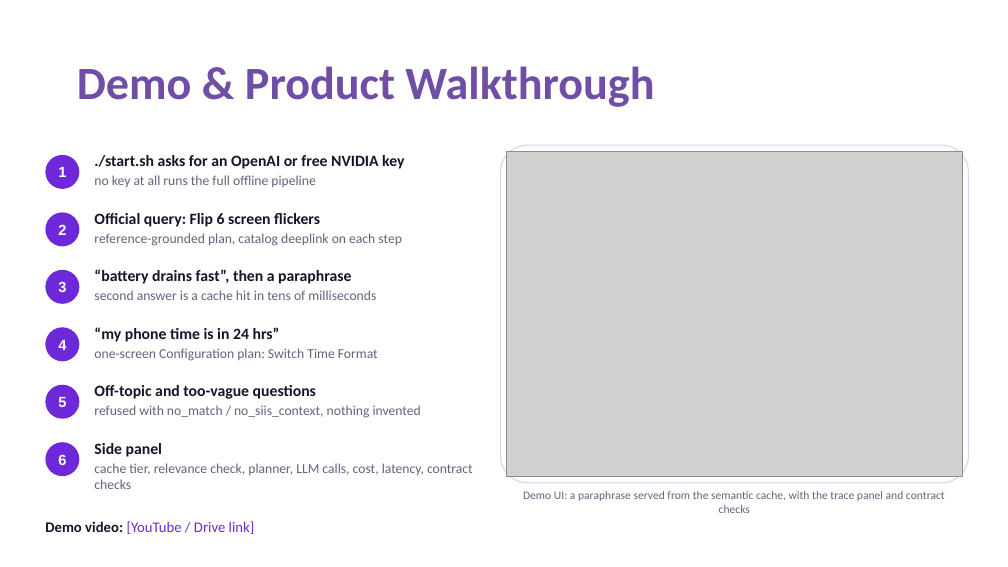
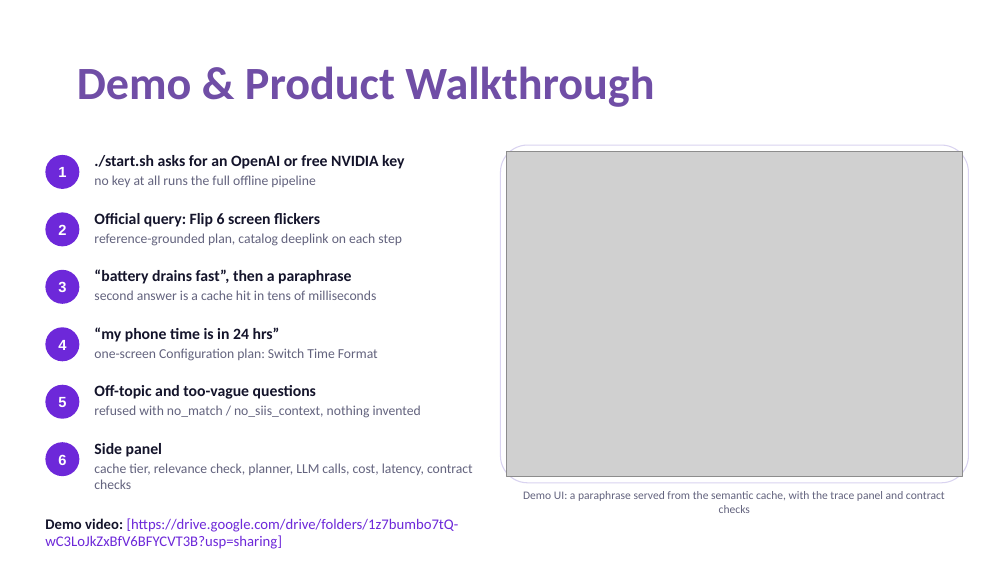
Before and after one commit to HC-2307/Smart-Guided-Troubleshooting-Engine, a slide deck: slide 5 of docs/VIT_Indie_Submission.pptx. Drawn at 1008x567 pixels with LibreOffice and Linux fonts; fonts in the diff are those of the drawing; grey boxes stand for pictures. Boxes give left, top, right and bottom in pixels: in the first picture for what was removed or moved away, otherwise in the second. Text is boxed around its words. In the diff, an @@ line names an element or a change of style, - is before the commit and + after.

```diff
--- a/docs/VIT_Indie_Submission.pptx
+++ b/docs/VIT_Indie_Submission.pptx
@@ text at box(45, 518, 459, 549): text changed @@
-Demo video: [YouTube / Drive link]
+Demo video: [https://drive.google.com/drive/folders/1z7bumbo7tQ-wC3LoJkZxBfV6BFYCVT3B?usp=sharing]
```
Also in this commit, not shown: 1 other slide changed, 9 other files.
